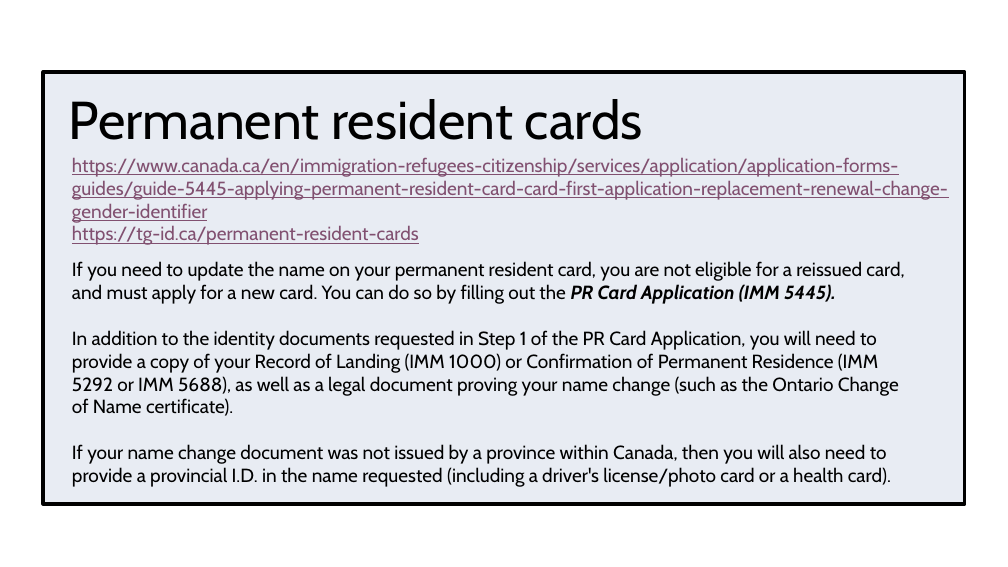
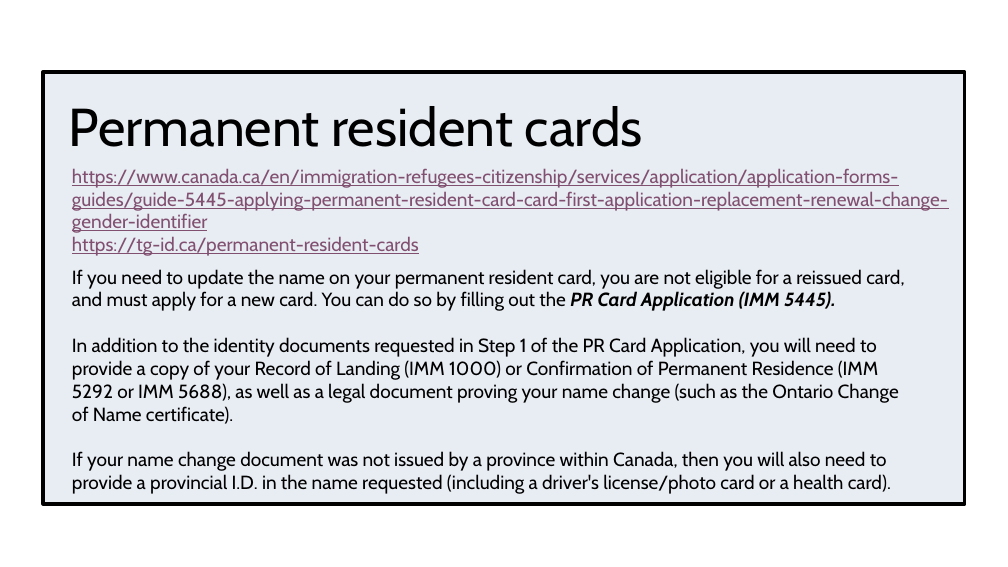
Before and after one commit to torontopubliclibra/tg-id-beta, a slide deck: slide 26 of data/tg-id-0425.pptx. Drawn at 1008x567 pixels with LibreOffice and Linux fonts; fonts in the diff are those of the drawing; background and template pictures are left out. Boxes give left, top, right and bottom in pixels: in the first picture for what was removed or moved away, otherwise in the second. Text is boxed around its words. In the diff, an @@ line names an element or a change of style, - is before the commit and + after.

Commit message:
feat: replace presentation files, update sitemap, and update datestamp

```diff
--- a/data/tg-id-0425.pptx
+++ b/data/tg-id-0425.pptx
@@ title "Permanent resident cards": place and size @@
-title "Permanent resident cards" at (68,99,643,140)
+title "Permanent resident cards" at (68,106,643,147)
@@ subtitle "https://www.canada.ca/en/immigration-refugees-citizenship/se ...": place and size @@
-subtitle "https://www.canada.ca/en/immigration-refugees-citizenship/se ..." at (72,157,948,245)
+subtitle "https://www.canada.ca/en/immigration-refugees-citizenship/se ..." at (72,168,948,256)
@@ text "If you need to update ...": place and size @@
-text "If you need to update ..." at (72,261,904,487)
+text "If you need to update ..." at (72,269,904,494)
```
Also in this commit, not shown: 24 other slides changed, 4 other files.
